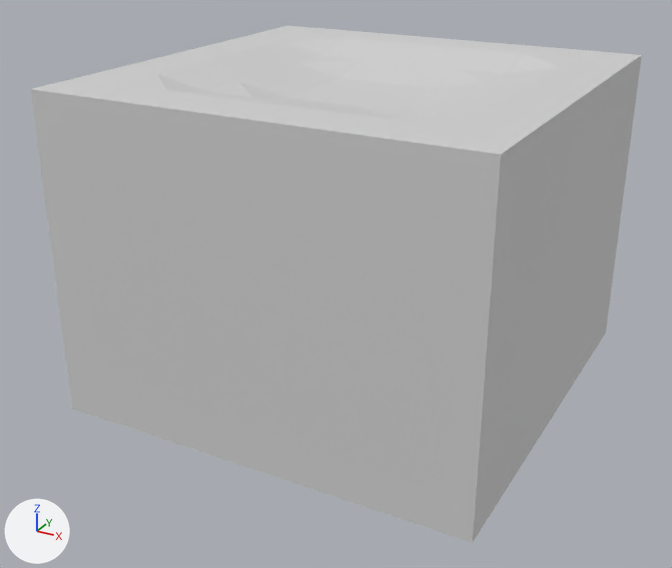
The OBJ model resources/assets/silentgems/models/block/ChaosAltar.obj, before and after one commit.
Rendered twice from a 50 mm lens placed at (0.955, -1.859, 0.648), pointed at (-0.027, -0.074, -0.245). The lights are fixed; the arrows at lower left show +X, +Y and +Z. Where no turn or scale is listed for an object, it has been applied to the vertices.

In view in the first picture: 'Cube_Cube.004'.
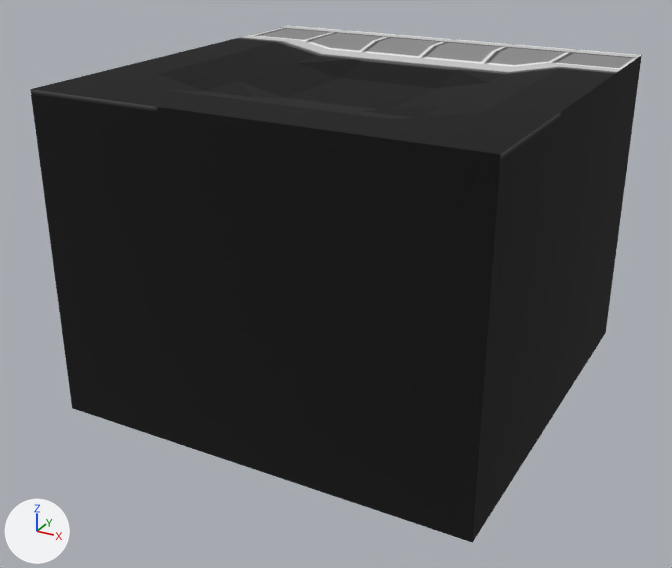
What differs and where, as boxes (x1, y1, x2, y2) in the pictures (672 x 568 px):
'Cube_Cube.004', surface changed (grey to black)
    both: (30, 25, 642, 543)

What the commit changed:
Picture 'ChaosAltar' (img_chaosaltar) is new.
In material 'skin' (mat_skin), base_color is no longer (0.64, 0.64, 0.64), light grey #d1d1d1.
In material 'skin' (mat_skin), texture is now set to img_chaosaltar.
In material 'skin' (mat_skin), roughness goes from 0.69 to 1.0.
